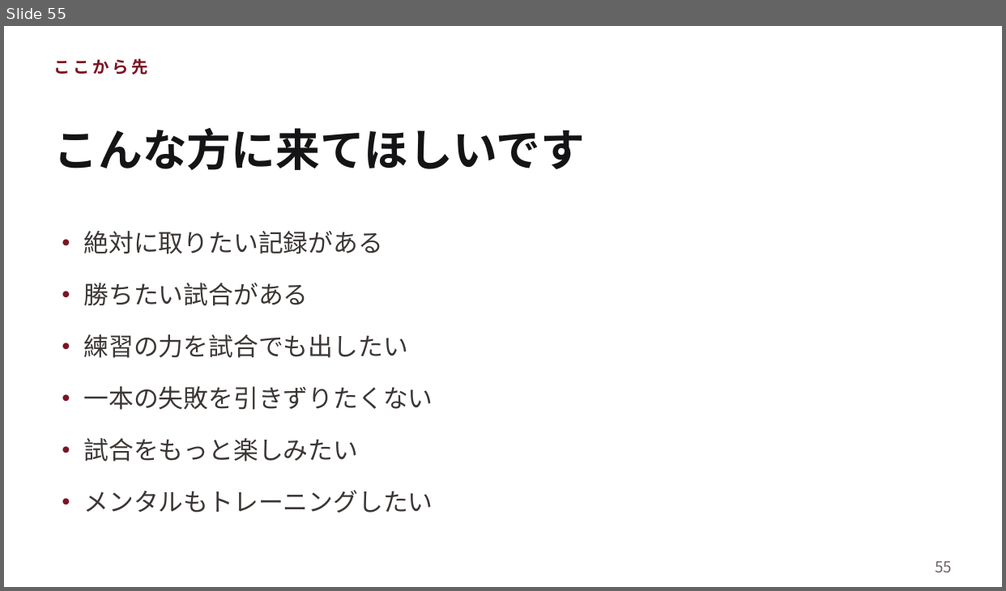
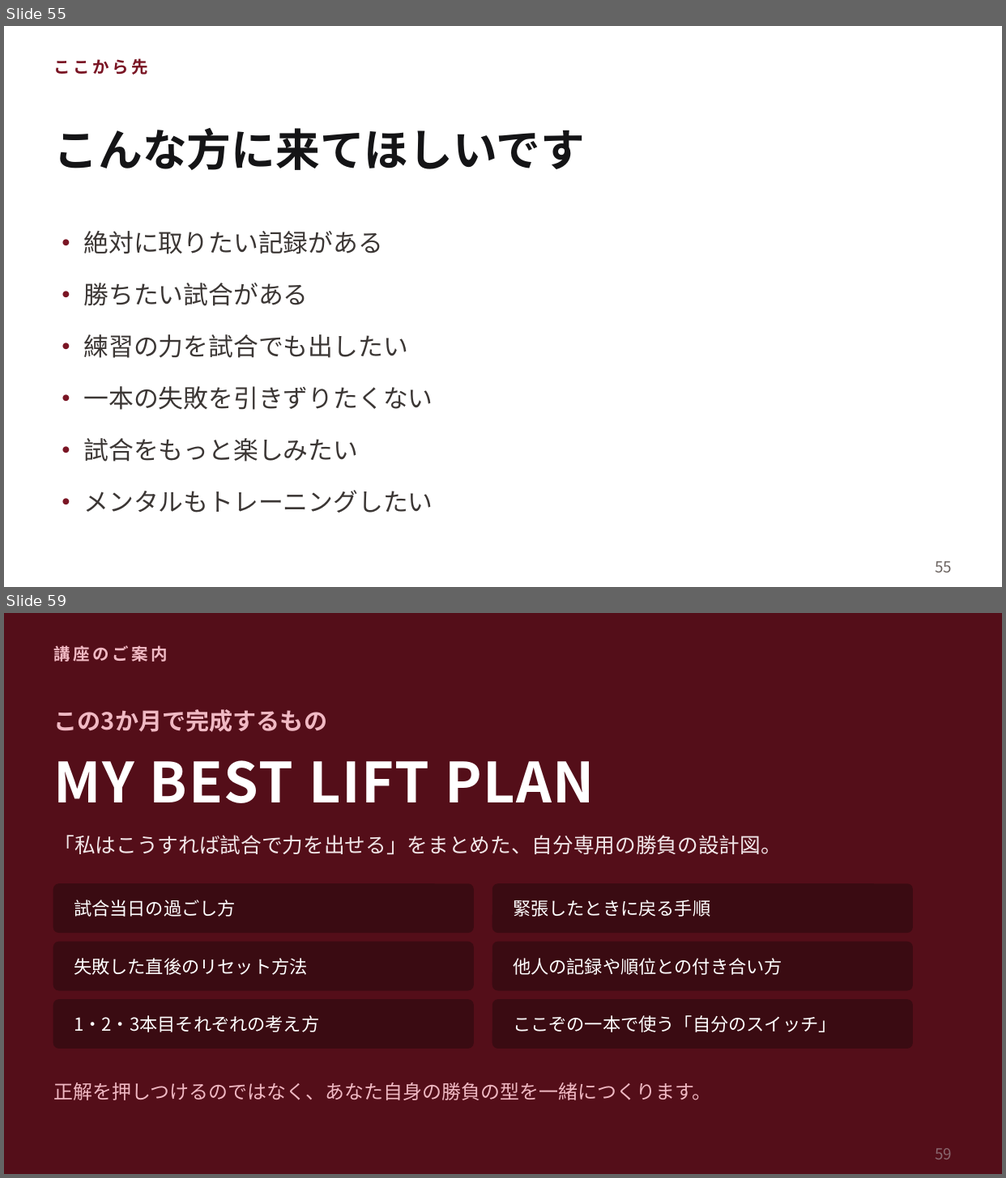
Before and after one commit to shiori0823/shiorin-trainer, a slide deck: seminar/seminar-dekita.pptx. Shown one above the other, each under a label of ours: slide 55 before the commit, slides 55 and 59 after it; the slides between them are not shown. The pictures are 1006x591 and 1006x1178 pixels, drawn with LibreOffice and Linux fonts; fonts in the diff are those of the drawing. Boxes give left, top, right and bottom in pixels: in the first picture for what was removed or moved away, otherwise in the second. Text is boxed around its words. In the diff, an @@ line names an element or a change of style, - is before the commit and + after.

```diff
--- a/seminar/seminar-dekita.pptx
+++ b/seminar/seminar-dekita.pptx
@@ slide 59 added at (x1=4, y1=613, x2=1002, y2=1174), background #540E19 @@
@@ text added at (x1=54, y1=645, x2=168, y2=662), 12 pt, text #F0B9C3, bold @@
+講座のご案内
@@ text added at (x1=54, y1=709, x2=328, y2=732), 17 pt, text #F0B9C3, bold @@
+この3か月で完成するもの
@@ text added at (x1=54, y1=760, x2=594, y2=803), 40 pt, text #FFFFFF, bold @@
+MY BEST LIFT PLAN
@@ text added at (x1=54, y1=835, x2=782, y2=855), 15 pt, text #F2E7E9 @@
+「私はこうすれば試合で力を出せる」をまとめた、自分専用の勝負の設計図。
@@ rounded rectangle added at (x1=54, y1=884, x2=473, y2=932), fill #3A0B12, outline #3A0B12 1 pt @@
@@ text added at (x1=74, y1=900, x2=236, y2=917), 13 pt, text #FFFFFF @@
+試合当日の過ごし方
@@ rounded rectangle added at (x1=493, y1=884, x2=912, y2=932), fill #3A0B12, outline #3A0B12 1 pt @@
@@ text added at (x1=513, y1=900, x2=710, y2=917), 13 pt, text #FFFFFF @@
+緊張したときに戻る手順
@@ rounded rectangle added at (x1=54, y1=943, x2=473, y2=990), fill #3A0B12, outline #3A0B12 1 pt @@
@@ rounded rectangle added at (x1=493, y1=943, x2=912, y2=990), fill #3A0B12, outline #3A0B12 1 pt @@
@@ text added at (x1=74, y1=958, x2=307, y2=975), 13 pt, text #FFFFFF @@
+失敗した直後のリセット方法
@@ text added at (x1=513, y1=958, x2=782, y2=975), 13 pt, text #FFFFFF @@
+他人の記録や順位との付き合い方
@@ rounded rectangle added at (x1=54, y1=1000, x2=473, y2=1048), fill #3A0B12, outline #3A0B12 1 pt @@
@@ rounded rectangle added at (x1=493, y1=1000, x2=912, y2=1048), fill #3A0B12, outline #3A0B12 1 pt @@
@@ text added at (x1=74, y1=1016, x2=319, y2=1033), 13 pt, text #FFFFFF @@
+1・2・3本目それぞれの考え方
@@ text added at (x1=513, y1=1016, x2=836, y2=1033), 13 pt, text #FFFFFF @@
+ここぞの一本で使う「自分のスイッチ」
@@ text added at (x1=54, y1=1083, x2=712, y2=1101), 14 pt, text #F0B9C3 @@
+正解を押しつけるのではなく、あなた自身の勝負の型を一緒につくります。
@@ text added at (x1=935, y1=1148, x2=952, y2=1160), 11 pt, text #8A6870 @@
+59
```
Also in this commit, not shown: 3 slides changed, 4 other slides added, 2 other files.
